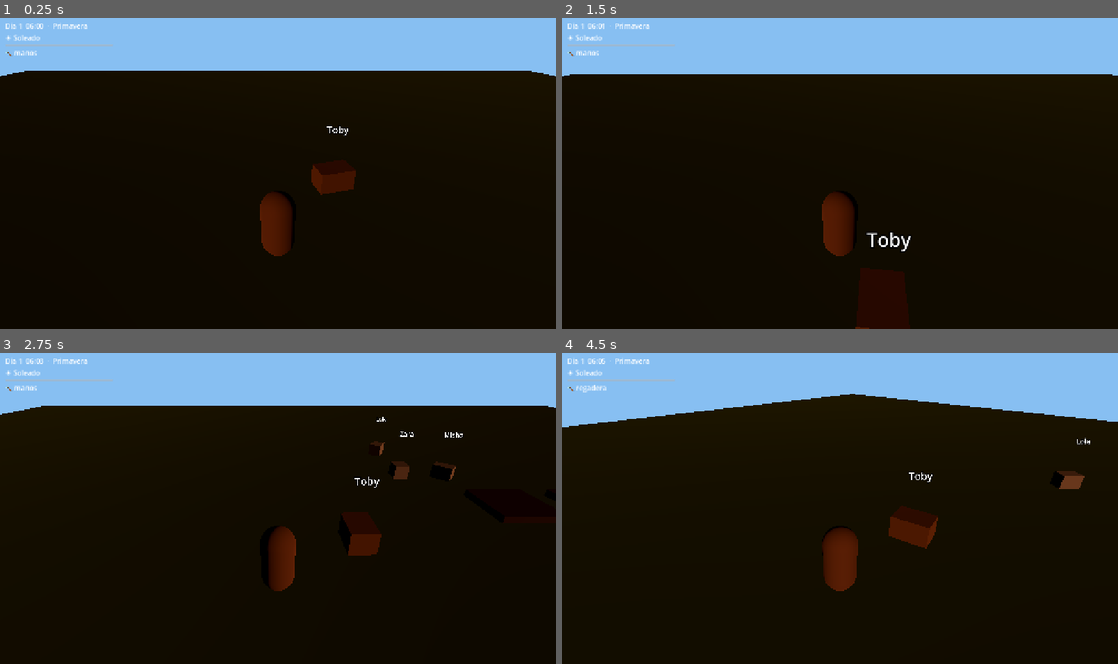
Above: before the commit, frames 1-4 (two rows, left to right).
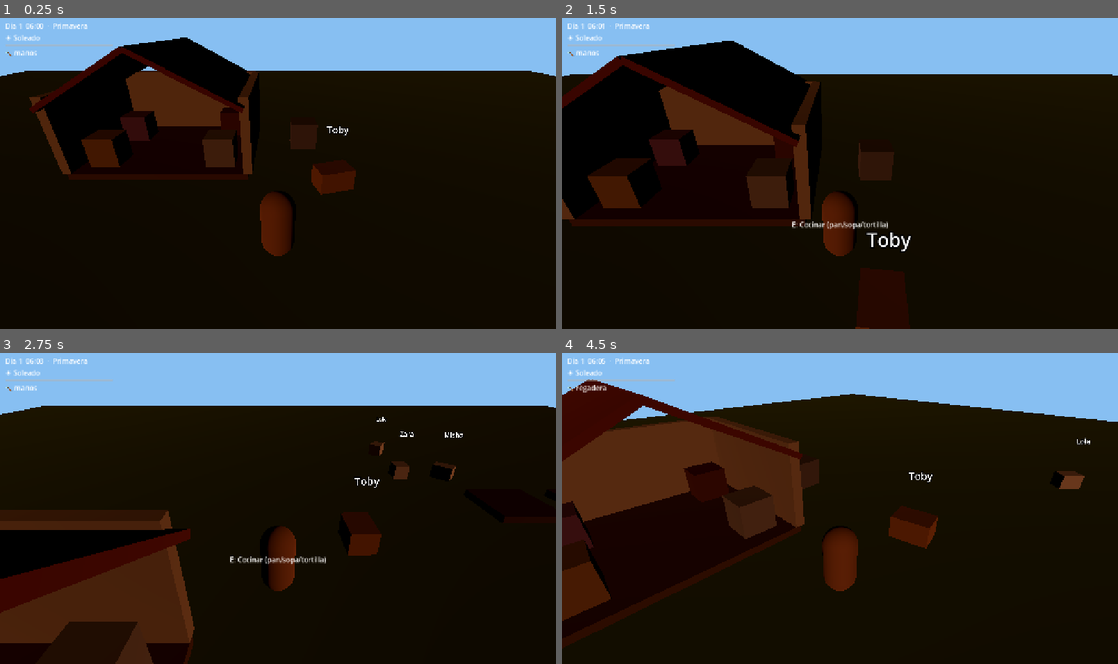
Above: after the commit, the same moments.

Repository: rafael-espinosa-rodriguez/nuestra-vida-en-el-campo
Game: Godot game, scene res://scenes/Main.tscn
Same seed, same stepped clock (60 frames per second), same inputs: the game is played once before the commit and once after it.
Inputs (mouse positions are in pixels of both pictures, inside the frame that each line leads up to):
- Up to frame 1 (0.25 s): no input
- Up to frame 2 (1.5 s): tap Enter (ui_accept) at 0.5, 0.77, 1.07 s; move the mouse to (812, 235) at 0.52 s; hold W (move_forward) 0.53-1.25 s; tap E (interact) at 0.6 s; click (812, 235) at 0.67 s; drag from (1006, 220) to (812, 235) at 1.27 s
- Up to frame 3 (2.75 s): move the mouse to (111, 461) at 2.02 s; hold A (move_left) from 2.03 s (still down); hold Shift (sprint) from 2.03 s (still down); tap E (interact) at 2.3 s
- Up to frame 4 (4.5 s): release A (move_left) at 2.75 s; release Shift (sprint) at 2.75 s; drag from (867, 508) to (673, 461) at 2.77 s; move the mouse to (756, 430) at 3.52 s; hold S (move_back) 3.53-4.25 s; tap 2 at 3.6 s; tap Enter (ui_accept) at 3.77, 4.07 s; tap E (interact) at 3.8 s; drag from (962, 492) to (756, 430) at 4.27 s

The runs differ from the first frame. In frame 1, 7.8% of the frame differs, in the area x 5-58%, y 6-53%; in frame 2, 10%; in frame 3, 11%; in frame 4, 16%, in the area x 0-47%, y 8-96%.

Commit message:
feat(spec-006): casa, cama/chimenea/horno/molino/pozo, recetas .tres, comer + smoke

Diff:
--- /dev/null
+++ b/resources/data/recipes/pan.tres
@@ -0,0 +1,10 @@
+[gd_resource type="Resource" script_class="RecipeData" load_steps=2 format=3]
+
+[ext_resource type="Script" path="res://scripts/data/recipe_data.gd" id="1"]
+
+[resource]
+script = ExtResource("1")
+recipe_id = "pan"
+display_name = "Pan"
+ingredients = PackedStringArray("harina", "harina", "agua")
+station = "horno"
--- /dev/null
+++ b/resources/data/recipes/sopa.tres
@@ -0,0 +1,10 @@
+[gd_resource type="Resource" script_class="RecipeData" load_steps=2 format=3]
+
+[ext_resource type="Script" path="res://scripts/data/recipe_data.gd" id="1"]
+
+[resource]
+script = ExtResource("1")
+recipe_id = "sopa"
+display_name = "Sopa"
+ingredients = PackedStringArray("zanahoria", "zanahoria", "tomate", "agua")
+station = "cocina"
--- /dev/null
+++ b/resources/data/recipes/tortilla.tres
@@ -0,0 +1,10 @@
+[gd_resource type="Resource" script_class="RecipeData" load_steps=2 format=3]
+
+[ext_resource type="Script" path="res://scripts/data/recipe_data.gd" id="1"]
+
+[resource]
+script = ExtResource("1")
+recipe_id = "tortilla"
+display_name = "Tortilla"
+ingredients = PackedStringArray("huevo", "tomate")
+station = "cocina"
--- a/scenes/Main.tscn
+++ b/scenes/Main.tscn
@@ -6,6 +6,41 @@
 [ext_resource type="PackedScene" path="res://scenes/Animal.tscn" id="4"]
 [ext_resource type="Resource" path="res://resources/data/animals/vaca.tres" id="5"]
 [ext_resource type="Resource" path="res://resources/data/animals/perro.tres" id="6"]
+[ext_resource type="PackedScene" path="res://scenes/Prop.tscn" id="7"]
+
+[sub_resource type="StandardMaterial3D" id="mat_wood"]
+albedo_color = Color(0.5, 0.35, 0.2, 1)
+
+[sub_resource type="StandardMaterial3D" id="mat_plaster"]
+albedo_color = Color(0.9, 0.85, 0.75, 1)
+
+[sub_resource type="StandardMaterial3D" id="mat_roof"]
+albedo_color = Color(0.65, 0.25, 0.2, 1)
+
+[sub_resource type="BoxMesh" id="mesh_floor"]
+material = SubResource("mat_wood")
+size = Vector3(6.0, 0.2, 5.0)
+
+[sub_resource type="BoxShape3D" id="shape_floor"]
+size = Vector3(6.0, 0.2, 5.0)
+
+[sub_resource type="BoxMesh" id="mesh_wall_h"]
+material = SubResource("mat_plaster")
+size = Vector3(6.0, 2.5, 0.3)
+
+[sub_resource type="BoxShape3D" id="shape_wall_h"]
+size = Vector3(6.0, 2.5, 0.3)
+
+[sub_resource type="BoxMesh" id="mesh_wall_v"]
+material = SubResource("mat_plaster")
+size = Vector3(0.3, 2.5, 5.0)
+
+[sub_resource type="BoxShape3D" id="shape_wall_v"]
+size = Vector3(0.3, 2.5, 5.0)
+
+[sub_resource type="BoxMesh" id="mesh_roof"]
+material = SubResource("mat_roof")
+size = Vector3(3.4, 0.15, 5.6)
 
 [sub_resource type="Environment" id="env_day"]
 background_mode = 1
@@ -89,3 +124,68 @@
 data = ExtResource("6")
 animal_name = "Toby"
 personality = "cariñoso"
+
+[node name="House" type="StaticBody3D" parent="."]
+position = Vector3(-4, 0, -6)
+
+[node name="FloorMesh" type="MeshInstance3D" parent="House"]
+position = Vector3(0, -0.1, 0)
+mesh = SubResource("mesh_floor")
+
+[node name="FloorCol" type="CollisionShape3D" parent="House"]
+position = Vector3(0, -0.1, 0)
+shape = SubResource("shape_floor")
+
+[node name="BackWallMesh" type="MeshInstance3D" parent="House"]
+position = Vector3(0, 1.25, -2.5)
+mesh = SubResource("mesh_wall_h")
+
+[node name="BackWallCol" type="CollisionShape3D" parent="House"]
+position = Vector3(0, 1.25, -2.5)
+shape = SubResource("shape_wall_h")
+
+[node name="LeftWallMesh" type="MeshInstance3D" parent="House"]
+position = Vector3(-3, 1.25, 0)
+mesh = SubResource("mesh_wall_v")
+
+[node name="LeftWallCol" type="CollisionShape3D" parent="House"]
+position = Vector3(-3, 1.25, 0)
+shape = SubResource("shape_wall_v")
+
+[node name="RightWallMesh" type="MeshInstance3D" parent="House"]
+position = Vector3(3, 1.25, 0)
+mesh = SubResource("mesh_wall_v")
+
+[node name="RightWallCol" type="CollisionShape3D" parent="House"]
+position = Vector3(3, 1.25, 0)
+shape = SubResource("shape_wall_v")
+
+[node name="RoofL" type="MeshInstance3D" parent="House"]
+position = Vector3(-1.5, 3.0, 0)
+rotation = Vector3(0, 0, 0.49)
+mesh = SubResource("mesh_roof")
+
+[node name="RoofR" type="MeshInstance3D" parent="House"]
+position = Vector3(1.5, 3.0, 0)
+rotation = Vector3(0, 0, -0.49)
+mesh = SubResource("mesh_roof")
+
+[node name="Bed" parent="." instance=ExtResource("7")]
+position = Vector3(-6, 0.5, -7)
+prop_id = "bed"
+
+[node name="Fireplace" parent="." instance=ExtResource("7")]
+position = Vector3(-2, 0.5, -7.6)
+prop_id = "fireplace"
+
+[node name="Oven" parent="." instance=ExtResource("7")]
+position = Vector3(-2, 0.5, -4.5)
+prop_id = "oven"
+
+[node name="Mill" parent="." instance=ExtResource("7")]
+position = Vector3(-6, 0.5, -4.5)
+prop_id = "mill"
+
+[node name="Well" parent="." instance=ExtResource("7")]
+position = Vector3(1, 0.5, -6)
+prop_id = "well"
--- /dev/null
+++ b/scenes/Prop.tscn
@@ -0,0 +1,23 @@
+[gd_scene load_steps=4 format=3]
+
+[ext_resource type="Script" path="res://scripts/components/prop.gd" id="1"]
+
+[sub_resource type="BoxShape3D" id="area_shape"]
+size = Vector3(1.5, 1.5, 1.5)
+
+[sub_resource type="BoxMesh" id="prop_mesh"]
+size = Vector3(1.0, 1.0, 1.0)
+
+[node name="Prop" type="Area3D"]
+script = ExtResource("1")
+
+[node name="CollisionShape3D" type="CollisionShape3D" parent="."]
+shape = SubResource("area_shape")
+
+[node name="Mesh" type="MeshInstance3D" parent="."]
+mesh = SubResource("prop_mesh")
+
+[node name="Glow" type="OmniLight3D" parent="."]
+visible = false
+light_energy = 1.5
+omni_range = 6.0
--- /dev/null
+++ b/scripts/components/prop.gd
@@ -0,0 +1,87 @@
+class_name Prop
+extends InteractableArea3D
+## Mueble/estacion interactuable (spec 006): cama, chimenea, horno, molino, pozo.
+## La cocina es data-driven (resources/data/recipes/*.tres).
+
+@export var prop_id: String = "bed"
+
+const RECIPES := ["pan", "sopa", "tortilla"]
+const COLORS := {"bed": Color(0.6, 0.4, 0.7), "fireplace": Color(0.5, 0.25, 0.15),
+	"oven": Color(0.7, 0.7, 0.72), "mill": Color(0.75, 0.6, 0.4), "well": Color(0.55, 0.55, 0.6)}
+
+var lit: bool = false
+
+@onready var mesh: MeshInstance3D = $Mesh
+@onready var glow: OmniLight3D = $Glow
+
+
+func _ready() -> void:
+	var mat := StandardMaterial3D.new()
+	mat.albedo_color = COLORS.get(prop_id, Color(0.8, 0.8, 0.8))
+	mesh.set_surface_override_material(0, mat)
+	glow.visible = false
+
+
+func get_prompt() -> String:
+	match prop_id:
+		"bed":
+			return "Dormir hasta mañana"
+		"fireplace":
+			return "Chimenea encendida" if lit else "Encender chimenea (1 madera)"
+		"mill":
+			return "Moler trigo -> harina"
+		"oven":
+			return "Cocinar (pan/sopa/tortilla)"
+		"well":
+			return "Sacar agua"
+	return prompt
+
+
+func interact(player: Node) -> void:
+	if player == null or not (player is Player):
+		return
+	var pl: Player = player as Player
+	var inv: Node = get_node_or_null("/root/InventorySystem")
+	match prop_id:
+		"bed":
+			var time_sys: Node = get_node_or_null("/root/TimeSystem")
+			if time_sys != null:
+				time_sys.sleep_until_morning()
+		"fireplace":
+			if not lit and inv != null and bool(inv.call("remove_item", "madera")):
+				lit = true
+				glow.visible = true
+				glow.light_color = Color(1.0, 0.55, 0.25)
+		"mill":
+			if inv != null and int(inv.call("get_count", "trigo")) >= 1 and pl.spend_energy(2.0):
+				inv.call("remove_item", "trigo")
+				inv.call("add_item", "harina")
+		"oven":
+			_cook(pl, inv)
+		"well":
+			if inv != null:
+				inv.call("add_item", "agua")
+
+
+func _cook(pl: Player, inv: Node) -> void:
+	if inv == null:
+		return
+	for rid: String in RECIPES:
+		var recipe: RecipeData = load("res://resources/data/recipes/" + rid + ".tres")
+		if recipe == null:
+			continue
+		if _can_cook(recipe, inv) and pl.spend_energy(5.0):
+			for ing: String in recipe.ingredients:
+				inv.call("remove_item", ing)
+			inv.call("add_item", recipe.recipe_id)
+			return
+
+
+func _can_cook(recipe: RecipeData, inv: Node) -> bool:
+	var need := {}
+	for ing: String in recipe.ingredients:
+		need[ing] = int(need.get(ing, 0)) + 1
+	for ing: String in need.keys():
+		if int(inv.call("get_count", ing)) < int(need[ing]):
+			return false
+	return true
--- a/scripts/player.gd
+++ b/scripts/player.gd
@@ -90,6 +90,20 @@
 	energy = clampf(energy + amount, 0.0, max_energy)
 
 
+const FOOD_ENERGY := {"pan": 30.0, "sopa": 45.0, "tortilla": 25.0, "huevo": 10.0,
+	"leche": 15.0, "zanahoria": 8.0, "tomate": 8.0, "trigo": 2.0}
+
+
+func eat(item_id: String) -> bool:
+	var inv: Node = get_node_or_null("/root/InventorySystem")
+	if inv == null or not FOOD_ENERGY.has(item_id):
+		return false
+	if not bool(inv.call("remove_item", item_id)):
+		return false
+	restore_energy(float(FOOD_ENERGY[item_id]))
+	return true
+
+
 func _on_area_entered(area: Area3D) -> void:
 	if area.has_method("get_prompt") and not nearby.has(area):
 		nearby.append(area)
--- /dev/null
+++ b/tests/smoke_006.gd
@@ -0,0 +1,43 @@
+extends SceneTree
+## Smoke spec 006: molino, pozo, horno (pan), comer, cama+energia, chimenea.
+
+var _frames := 0
+
+
+func _process(_delta: float) -> bool:
+	_frames += 1
+	if _frames == 5:
+		_run()
+		quit()
+	return false
+
+
+func _run() -> void:
+	var main: Node = load("res://scenes/Main.tscn").instantiate()
+	root.add_child(main)
+	var inv: Node = root.get_node_or_null("InventorySystem")
+	var time_sys: Node = root.get_node_or_null("TimeSystem")
+	var player: Node = get_nodes_in_group("player")[0]
+	player.set("energy", 60.0)
+	inv.call("add_item", "trigo", 3)
+	main.get_node("Mill").call("interact", player)
+	main.get_node("Mill").call("interact", player)
+	assert(int(inv.call("get_count", "harina")) == 2, "molino: 2 trigo -> 2 harina")
+	main.get_node("Well").call("interact", player)
+	assert(int(inv.call("get_count", "agua")) == 1, "pozo da agua")
+	main.get_node("Oven").call("interact", player)
+	assert(int(inv.call("get_count", "pan")) == 1, "horno cocina pan (2 harina + agua)")
+	var e_before: float = float(player.get("energy"))
+	assert(bool(player.call("eat", "pan")), "come pan")
+	assert(float(player.get("energy")) > e_before, "comer restaura energia")
+	assert(int(inv.call("get_count", "pan")) == 0, "comer consume el pan")
+	inv.call("add_item", "madera", 1)
+	main.get_node("Fireplace").call("interact", player)
+	assert(bool(main.get_node("Fireplace").get("lit")), "chimenea enciende con madera")
+	time_sys.set("hour", 22.0)
+	var day0: int = int(time_sys.get("current_day"))
+	player.set("energy", 20.0)
+	main.get_node("Bed").call("interact", player)
+	assert(int(time_sys.get("current_day")) == day0 + 1, "cama avanza al dia siguiente")
+	assert(float(player.get("energy")) == 100.0, "dormir restaura energia")
+	print("SMOKE006 OK")
Not shown: 1 places in scenes/Main.tscn that only renumber resources
